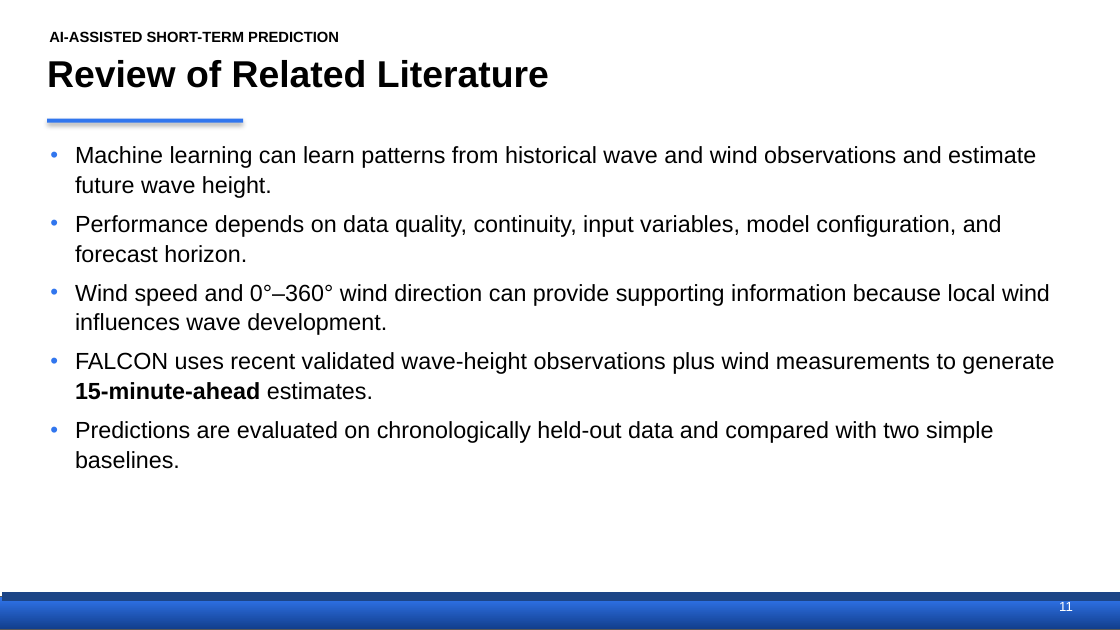
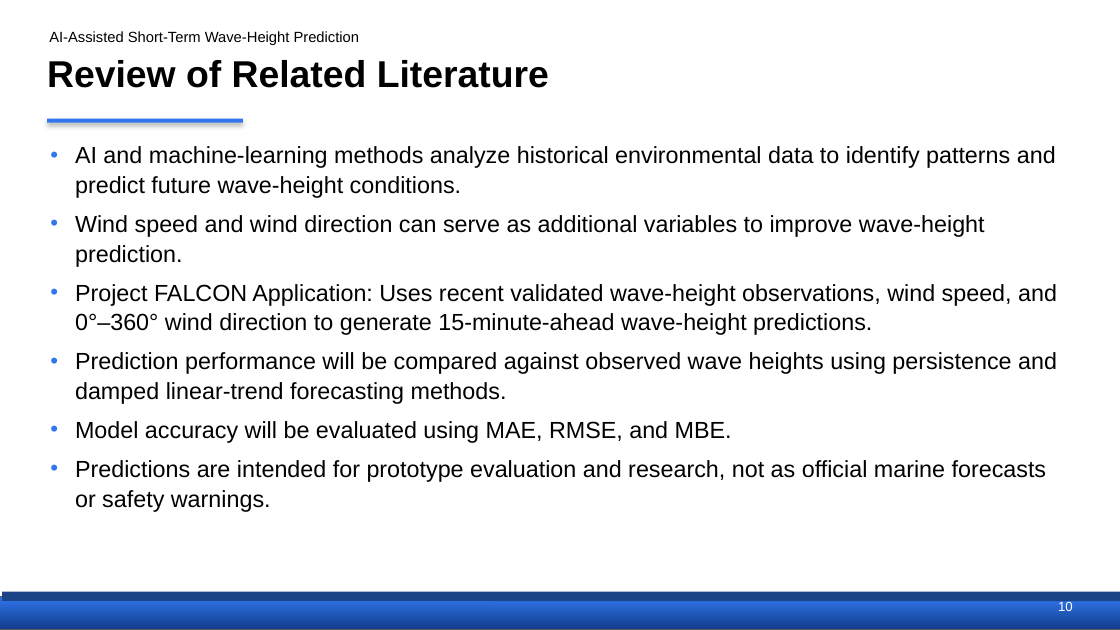
Before and after one commit to Ruzz-1010/Project-FALCON-01, a slide deck: slide 11 of THESIS DOCUMENTATION/FALCON_Proposal_Defense.pptx. Drawn at 1120x630 pixels with LibreOffice and Linux fonts; fonts in the diff are those of the drawing. Boxes give left, top, right and bottom in pixels: in the first picture for what was removed or moved away, otherwise in the second. Text is boxed around its words. In the diff, an @@ line names an element or a change of style, - is before the commit and + after.

```diff
--- a/THESIS DOCUMENTATION/FALCON_Proposal_Defense.pptx
+++ b/THESIS DOCUMENTATION/FALCON_Proposal_Defense.pptx
@@ text at [49,31,360,45]: text changed; bold off @@
-AI-ASSISTED SHORT-TERM PREDICTION
+AI-Assisted Short-Term Wave-Height Prediction
@@ text at [75,146,1057,512]: text changed @@
-• Machine learning can learn patterns from historical wave and wind observations and estimate future wave height.
-• Performance depends on data quality, continuity, input variables, model configuration, and forecast horizon.
-• Wind speed and 0°–360° wind direction can provide supporting information because local wind influences wave development.
-• FALCON uses recent validated wave-height observations plus wind measurements to generate 15-minute-ahead estimates.
-• Predictions are evaluated on chronologically held-out data and compared with two simple baselines.
+• AI and machine-learning methods analyze historical environmental data to identify patterns and predict future wave-height conditions.
+• Wind speed and wind direction can serve as additional variables to improve wave-height prediction.
+• Project FALCON Application: Uses recent validated wave-height observations, wind speed, and 0°–360° wind direction to generate 15-minute-ahead wave-height predictions.
+• Prediction performance will be compared against observed wave heights using persistence and damped linear-trend forecasting methods.
+• Model accuracy will be evaluated using MAE, RMSE, and MBE.
+• Predictions are intended for prototype evaluation and research, not as official marine forecasts or safety warnings.
@@ text added at [1058,600,1073,611], 8.5 pt, text #FFFFFF @@
+10
@@ text removed at [1059,600,1073,611] @@
-11
```
Also in this commit, not shown: 29 other slides changed, 23 slides added, 6 slides removed.
